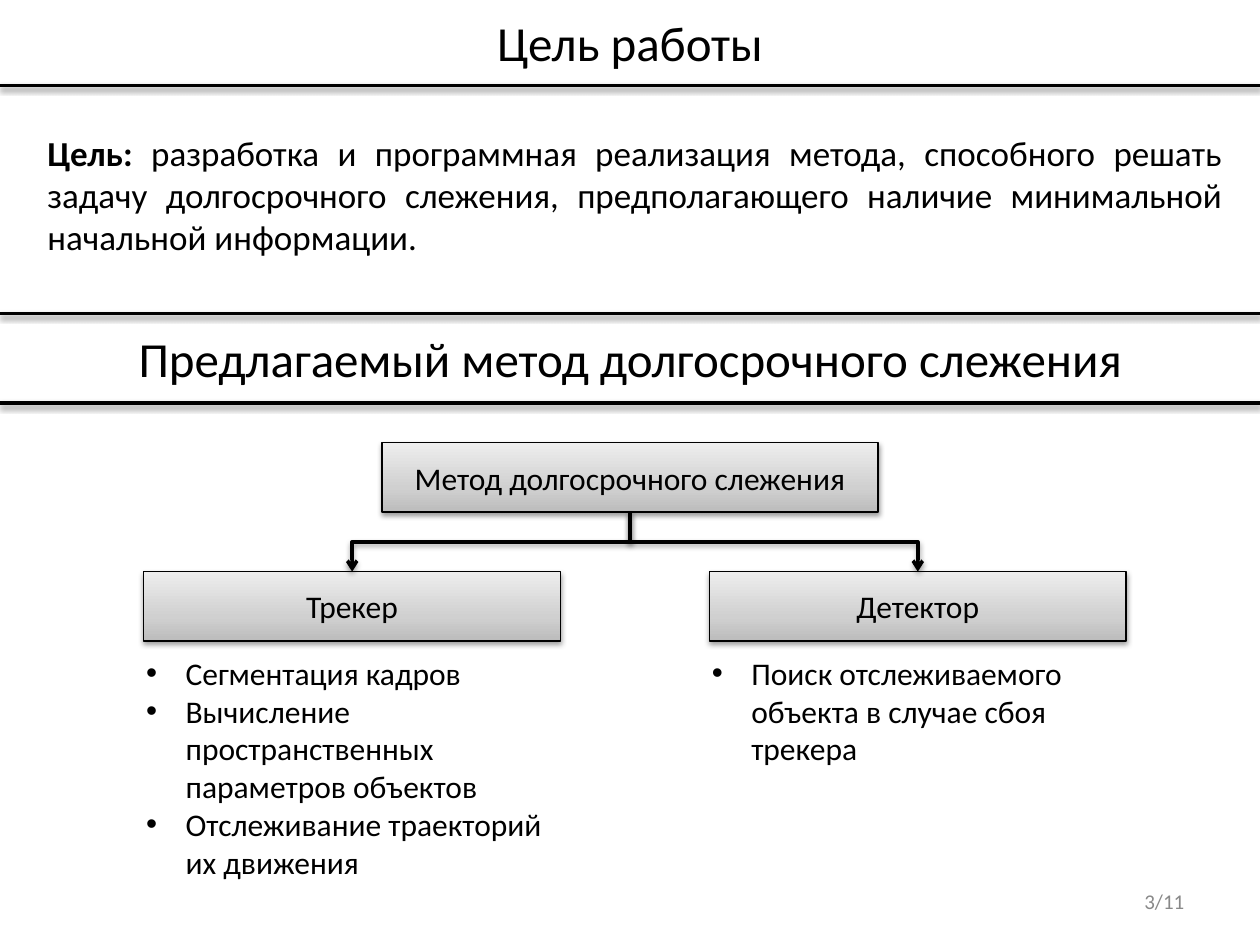
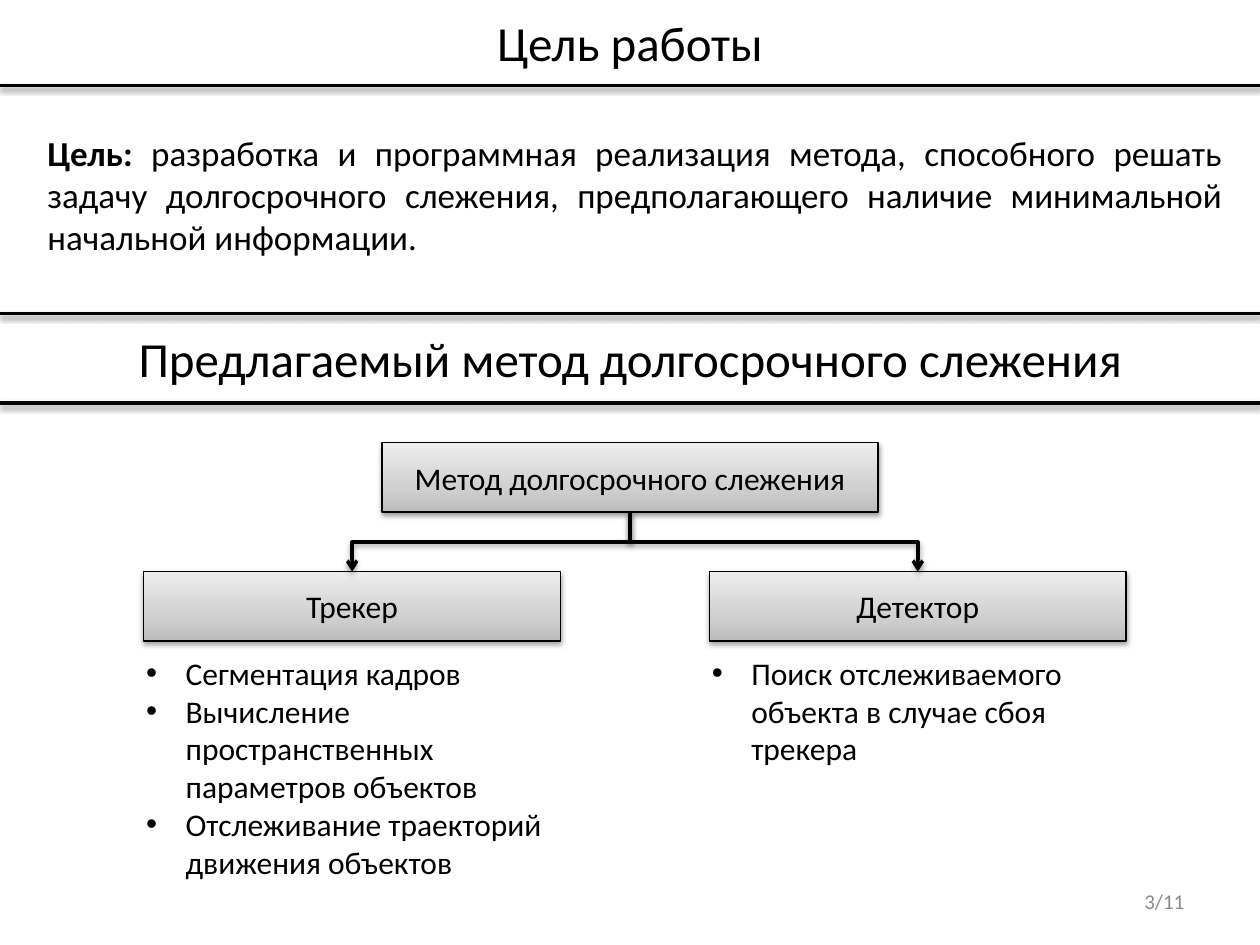
Before and after one commit to vladdimakov/cv2, a slide deck: slide 3 of ВКР/Презентация_Димаков_В.С._МП-40.pptx. Drawn at 1260x945 pixels with LibreOffice and Linux fonts; fonts in the diff are those of the drawing. Boxes give left, top, right and bottom in pixels: in the first picture for what was removed or moved away, otherwise in the second. Text is boxed around its words. In the diff, an @@ line names an element or a change of style, - is before the commit and + after.

```diff
--- a/ВКР/Презентация_Димаков_В.С._МП-40.pptx
+++ b/ВКР/Презентация_Димаков_В.С._МП-40.pptx
@@ text at (x1=186, y1=814, x2=541, y2=880): text changed @@
-• Отслеживание траекторий их движения
+• Отслеживание траекторий движения объектов
```
Also in this commit, not shown: 5 other slides changed, 1 other file.
